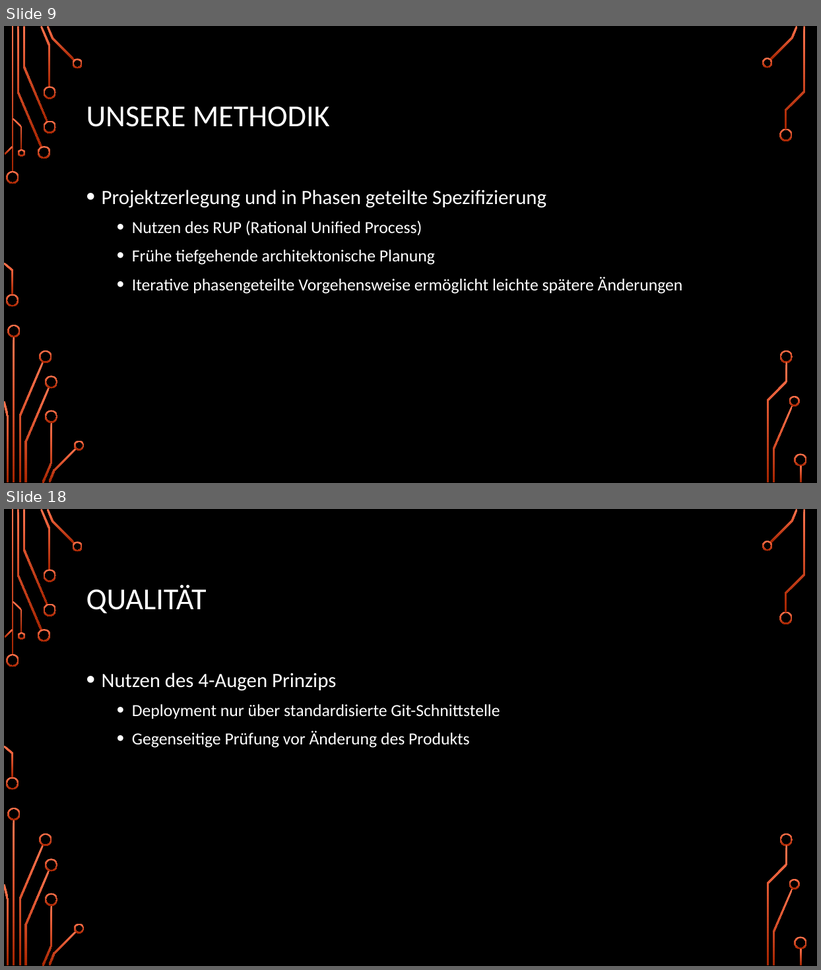
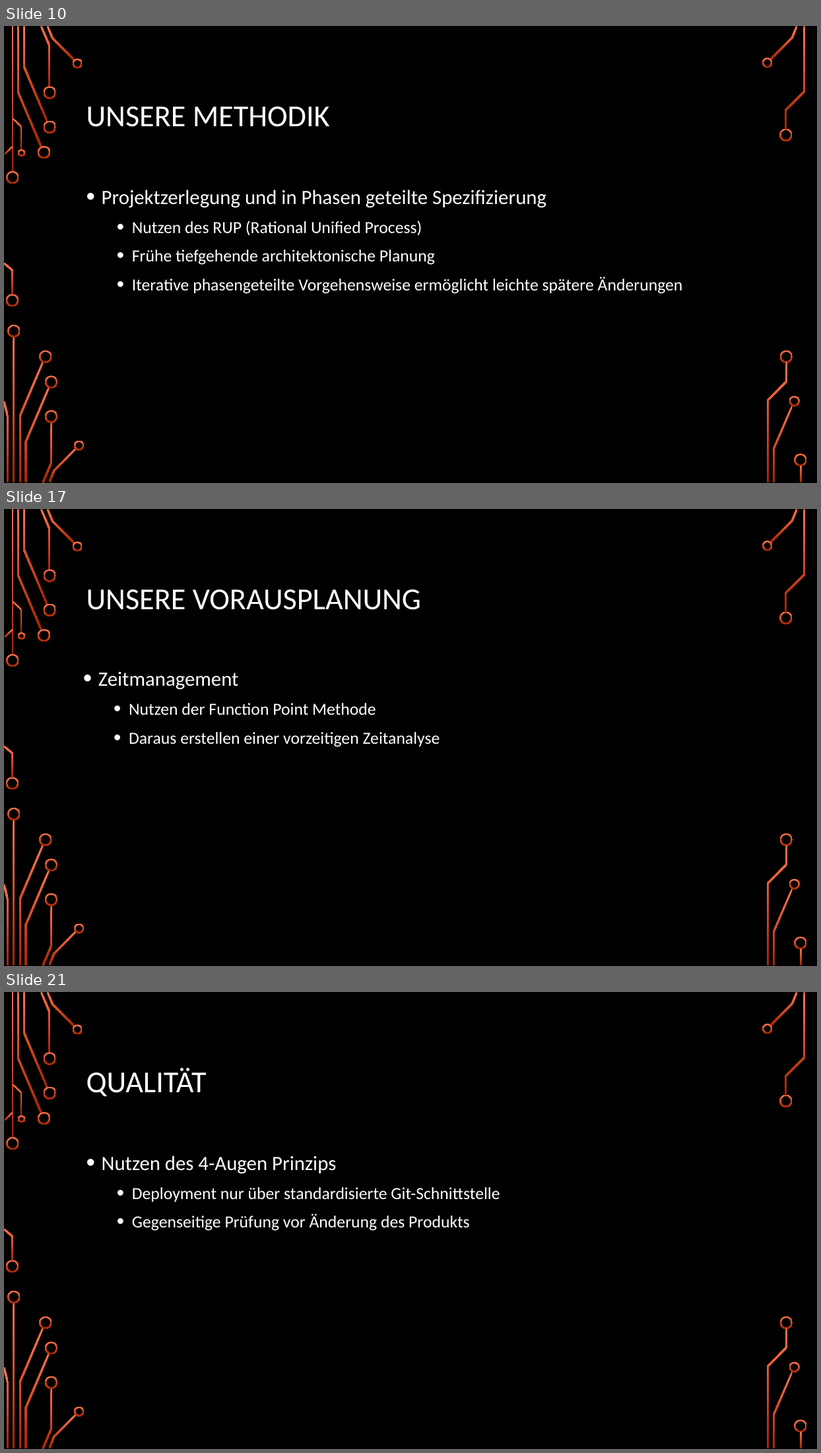
Before and after one commit to DudeStudienarbeitLMAO/TINF15B4-LSMF, a slide deck: docs/Midterm-Presentation/SoftwareEngineering_Präsi.pptx. Shown one above the other, each under a label of ours: slides 9 and 18 before the commit, slides 10, 17 and 21 after it; the slides between them are not shown. The pictures are 821x970 and 821x1453 pixels, drawn with LibreOffice and Linux fonts; fonts in the diff are those of the drawing; background and template pictures are left out. Boxes give left, top, right and bottom in pixels: in the first picture for what was removed or moved away, otherwise in the second. Text is boxed around its words. In the diff, an @@ line names an element or a change of style, - is before the commit and + after.

```diff
--- a/docs/Midterm-Presentation/SoftwareEngineering_Präsi.pptx
+++ b/docs/Midterm-Presentation/SoftwareEngineering_Präsi.pptx
@@ slide 17 added at <box>4,509,817,966</box>, background picture (left out); not listed: 36 template elements that a slide beside it also shows @@
@@ title added at <box>86,590,421,610</box>, 36 pt, text #FFFFFF @@
+UNSERE VORAUSPLANUNG
@@ text added at <box>98,672,440,747</box>, 20 pt, text #FFFFFF @@
+• Zeitmanagement
+  • Nutzen der Function Point Methode
+  • Daraus erstellen einer vorzeitigen Zeitanalyse
@@ what was slide 9 is now slide 10 @@
@@ what was slide 18 is now slide 21 @@
```
Also in this commit, not shown: 7 slides changed, 20 other slides added, 9 slides removed, 2 other files.
